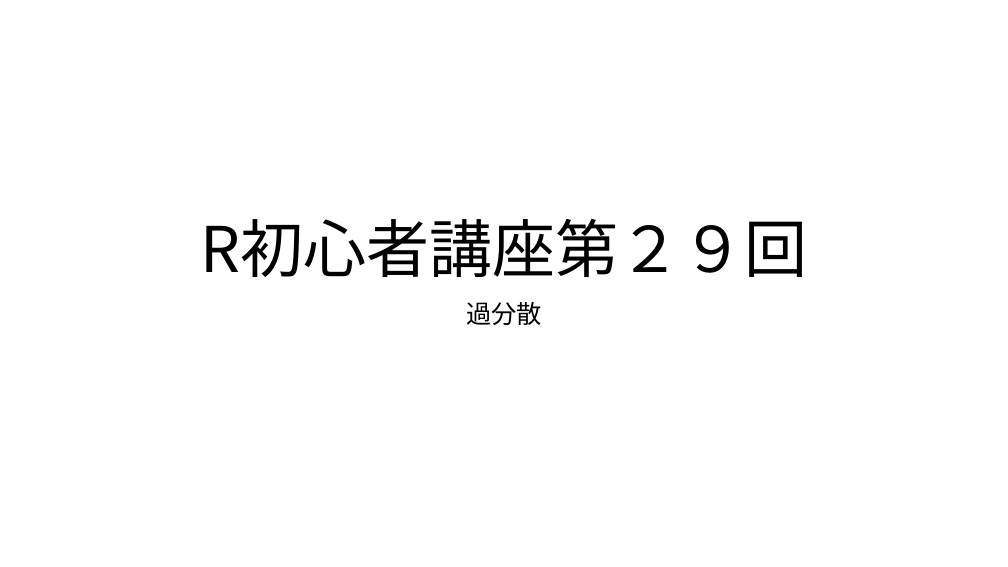
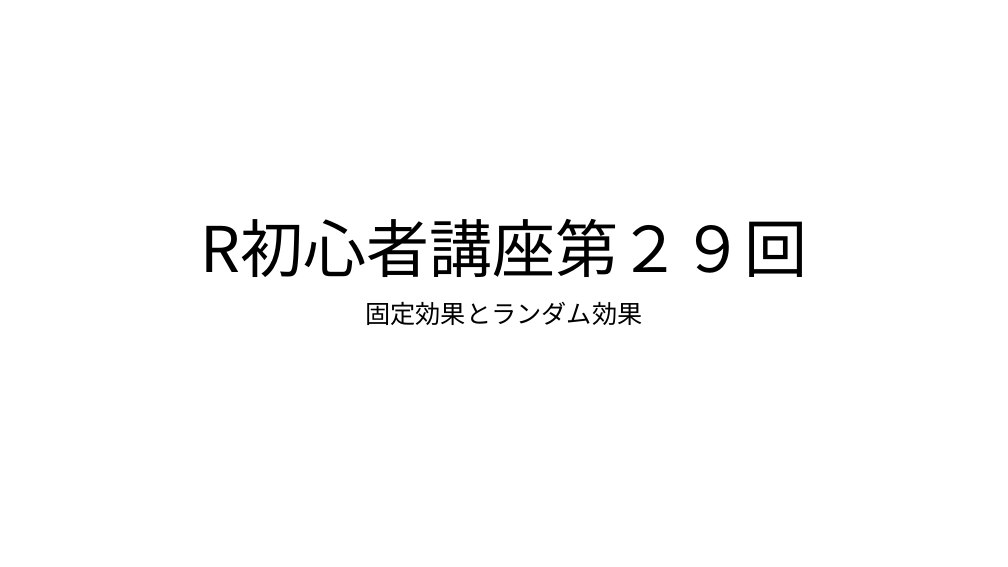
Before and after one commit to KoHMB/Shigen_kensyu_FRA, a slide deck: slide 1 of R/スライド/第29回.pptx. Drawn at 1008x567 pixels with LibreOffice and Linux fonts; fonts in the diff are those of the drawing. Boxes give left, top, right and bottom in pixels: in the first picture for what was removed or moved away, otherwise in the second. Text is boxed around its words. In the diff, an @@ line names an element or a change of style, - is before the commit and + after.

```diff
--- a/R/スライド/第29回.pptx
+++ b/R/スライド/第29回.pptx
@@ subtitle at [365, 301, 642, 325]: text changed @@
-過分散
+固定効果とランダム効果
```
Also in this commit, not shown: 1 other slide changed, 4 slides added, 5 slides removed, 10 other files.
